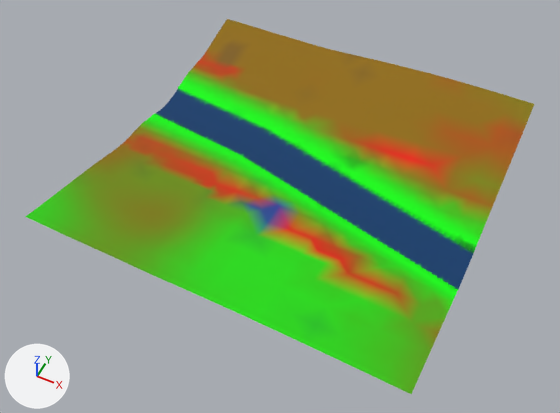
An edit to the glTF model games/yorimichi/assets/belmonte/meshes/SM_BM_BT_Terrain_7_1.glb, drawn before and after from the same camera.
Both versions are drawn from a 50 mm lens placed at (1051.0, -558.0, 358.0), pointed at (892.0, -240.0, -40.0). Arrows for +X, +Y and +Z are at lower left; the lights stay in place. The picture after the commit comes second.

The older version as bpy lines, for what is in view:
```python
me_sm_bt_terrain_7_1 = bpy.data.meshes.new('SM_BT_Terrain_7_1')
me_sm_bt_terrain_7_1.from_pydata(...)  # 2343 vertices, 4574 faces; spans x 768.0..1024.0, y -344.0..-88.0, z -38.0..-7.0
me_sm_bt_terrain_7_1.materials.append(mat_bm_000_m_terrain_050)
ob_sm_bm_bt_terrain_7_1 = bpy.data.objects.new('SM_BM_BT_Terrain_7_1', me_sm_bt_terrain_7_1)
ob_sm_bm_bt_terrain_7_1.location = (0.0, 0.0, 0.0)
```
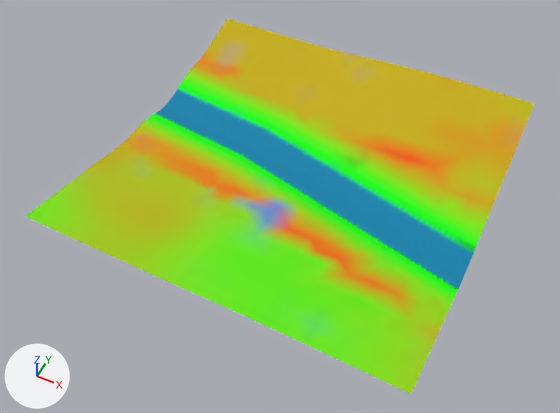
Location of each change, (x1, y1, x2, y2) in pixels of the pictures (560 x 413 px):
part 1 of me_sm_bt_terrain_7_1, recoloured (lighter): (25, 73, 485, 394) in both
part 2 of me_sm_bt_terrain_7_1, recoloured (dark blue to cyan): (155, 89, 475, 289) in both
part 3 of me_sm_bt_terrain_7_1, recoloured (lighter): (68, 19, 534, 373) in both

The edits, one by one:
me_sm_bt_terrain_7_1 has 2343 vertices, 4574 faces and spans x 768.0..1024.0, y -344.0..-88.0, z -38.0..-7.0.
me_sm_bt_terrain_7_1 is used by ob_sm_bm_bt_terrain_7_1; location (0.0, 0.0, 0.0).
me_sm_bt_terrain_7_1 part 1: 2453 faces centred in x 768.0..1023.0, y -342.0..-155.0, z -38.0..-8.0 are repainted in the vertex colours; the middle colour goes from green #00e603 to green #00f41c.
me_sm_bt_terrain_7_1 part 2: 1217 faces centred in x 768.0..1023.0, y -256.0..-170.0, z -38.0..-29.0 are repainted in the vertex colours; the middle colour goes from dark blue #003a6c to cyan #0083ae.
me_sm_bt_terrain_7_1 part 3: 692 faces centred in x 769.0..1018.0, y -342.0..-91.0, z -31.0..-10.0 are repainted in the vertex colours; the middle colour goes from yellow #906d00 to yellow #c6af00.
